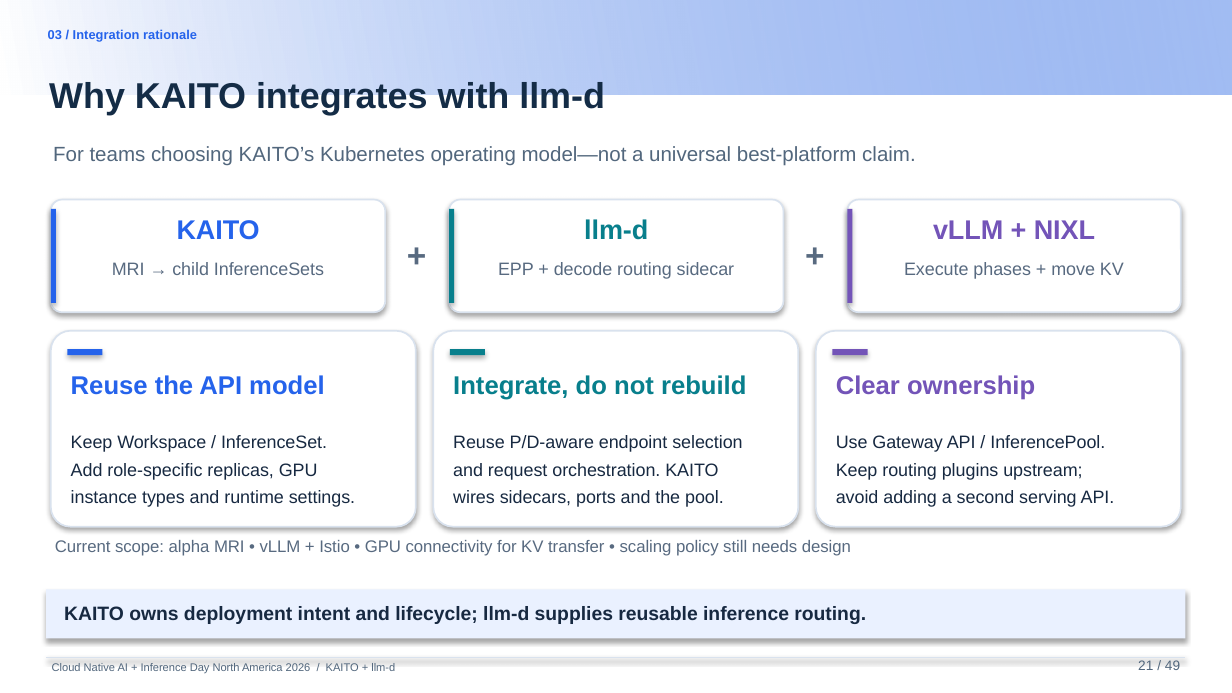
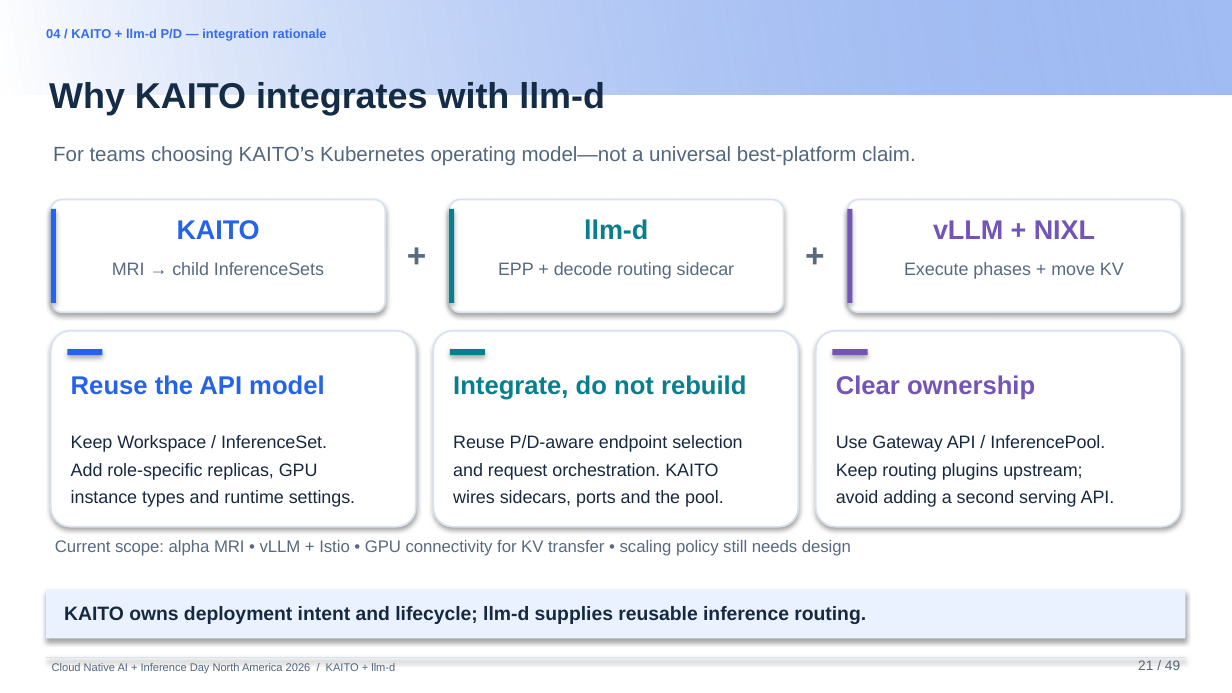
Before and after one commit to andyzhangx/demo, a slide deck: slide 21 of llm/pd-disaggregation/kubecon-na-2026-pd-disaggregation-kaito-llmd.pptx. Drawn at 1232x693 pixels with LibreOffice and Linux fonts; fonts in the diff are those of the drawing; background and template pictures are left out. Boxes give left, top, right and bottom in pixels: in the first picture for what was removed or moved away, otherwise in the second. Text is boxed around its words. In the diff, an @@ line names an element or a change of style, - is before the commit and + after.

```diff
--- a/llm/pd-disaggregation/kubecon-na-2026-pd-disaggregation-kaito-llmd.pptx
+++ b/llm/pd-disaggregation/kubecon-na-2026-pd-disaggregation-kaito-llmd.pptx
@@ text at bbox=[46, 28, 327, 41]: text changed; text colour #2563EB to #346CEC @@
-03 / Integration rationale
+04 / KAITO + llm-d P/D — integration rationale
```
Also in this commit, not shown: 30 other slides changed.
